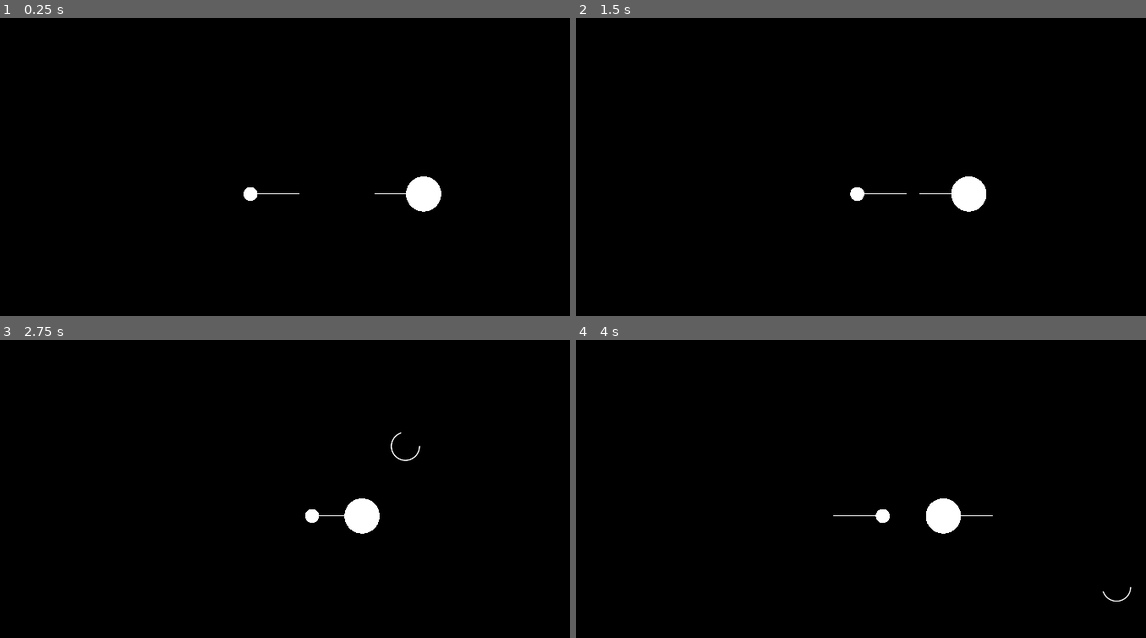
Above: before the commit, frames 1-4 (two rows, left to right).
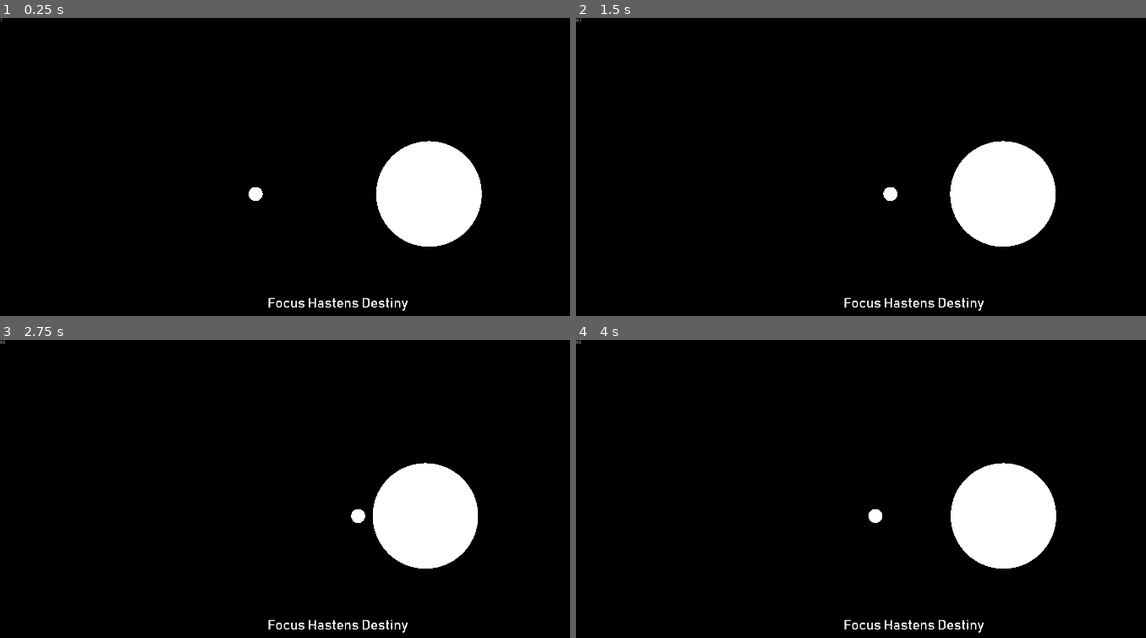
Above: after the commit, the same moments.

Repository: Dark-Gran/Spirit-Circles
Game: Godot game, scene res://src/Main.tscn
The game is run twice, just before and just after one commit, with the same random seed, the same clock (stepped at 60 frames per second) and the same inputs.
Inputs (mouse positions are in pixels of both pictures, inside the frame that each line leads up to):
- Up to frame 1 (0.25 s): no input
- Up to frame 2 (1.5 s): move the mouse to (1060, 187) at 0.52 s; hold Right (ui_right) 0.53-1.28 s; hold Space (ui_select) 0.53-1.28 s; move the mouse to (781, 226) at 1.27 s; hold Left (ui_left) from 1.28 s (still down); tap Space (ui_select) at 1.35 s
- Up to frame 3 (2.75 s): tap Space (ui_select) at 1.52, 1.82 s; move the mouse to (404, 447) at 2.02 s; release Left (ui_left) at 2.03 s; hold Right (ui_right) from 2.03 s (still down); hold Space (ui_select) from 2.03 s (still down)
- Up to frame 4 (4 s): move the mouse to (878, 605) at 2.77 s; release Space (ui_select) at 2.78 s; tap Space (ui_select) at 2.85, 3.02, 3.32 s; move the mouse to (1117, 587) at 3.52 s; release Right (ui_right) at 3.53 s; hold Left (ui_left) from 3.53 s (still down); hold Space (ui_select) from 3.53 s (still down)

The runs differ from the first frame. In frame 1, 5.0% of the frame differs, in the area x 0-85%, y 0-99%; in frame 2, 5.1%; in frame 3, 6.0%, in the area x 0-84%, y 0-99%; in frame 4, 6.0%.

Commit message:
circle color-type update

Diff:
--- a/project.godot
+++ b/project.godot
@@ -9,6 +9,11 @@
 config_version=4
 
 _global_script_classes=[ {
+"base": "Area2D",
+"class": "Circle",
+"language": "GDScript",
+"path": "res://src/world/Circle.gd"
+}, {
 "base": "",
 "class": "GitAPI",
 "language": "NativeScript",
@@ -20,6 +25,7 @@
 "path": "res://src/world/levels/Level.gd"
 } ]
 _global_script_class_icons={
+"Circle": "",
 "GitAPI": "",
 "Level": ""
 }
--- a/src/Main.tscn
+++ b/src/Main.tscn
@@ -1,9 +1,6 @@
-[gd_scene load_steps=3 format=2]
+[gd_scene load_steps=2 format=2]
 
 [ext_resource path="res://src/Main.gd" type="Script" id=1]
-[ext_resource path="res://src/DebugGUI.tscn" type="PackedScene" id=4]
 
 [node name="Main" type="Node"]
 script = ExtResource( 1 )
-
-[node name="DebugGUI" parent="." instance=ExtResource( 4 )]
--- a/src/world/Circle.gd
+++ b/src/world/Circle.gd
@@ -1,9 +1,22 @@
 extends Area2D
+class_name Circle
 
+enum ColorType {WHITE, GREEN}
+var ct_dict = {
+	ColorType.WHITE: {
+		"color": Color.white,
+		"speed": 1,
+		"lowest_power": 2
+	}
+}
+export (ColorType) var color_type = ColorType.WHITE
 export (int) var angle = 0
 export (float) var size = 1
 
-var speed = 70
+var color_info
+var min_size = 0.1 # "Technical" limit
+
+var speed = 0
 var velocity = Vector2(0, 0)
 var velocity_direction = Vector2(0, 0)
 var radius = size*Main.SIZE_TO_SCALE
@@ -18,44 +31,52 @@
 var ray_point_b # not present or End
 const RAY_TRESH = 0.01
 
+var world # World -> Level -> Circles -> Circle
+
+var merging_away = false
+
 func _ready():
 	ray_point_a = position
 	ray_point_b = null
 	collision_layer = 1
 	collision_mask = 1
-	refresh_size()
-	refresh_velocity()
-	refresh_raycasts()
+	world = get_parent().get_parent().get_parent()
+	color_info = ct_dict.get(color_type)
+	if size < color_info.get("lowest_power"):
+		size = color_info.get("lowest_power")
+	$MeshInstance2D.modulate = color_info.get("color")
+	refresh()
 
 func _physics_process(delta):
 	# Move
 	position += velocity*delta
 	# RayCast
-	var cast = velocity*Main.PREDICTION_DISTANCE
-	$RayCastA.cast_to = cast
-	$RayCastB.cast_to = cast
-	$RayCastC.cast_to = cast
-	$RayCastA.force_raycast_update()
-	$RayCastB.force_raycast_update()
-	$RayCastC.force_raycast_update()
-	if $RayCastA.is_colliding() || $RayCastB.is_colliding() || $RayCastC.is_colliding():
-		var collider
-		if $RayCastC.get_collider():
-			collider = $RayCastC.get_collider()
-		elif $RayCastB.get_collider():
-			collider = $RayCastB.get_collider()
+	if world.get_rays_enabled():
+		var cast = velocity*Main.PREDICTION_DISTANCE
+		$RayCastA.cast_to = cast
+		$RayCastB.cast_to = cast
+		$RayCastC.cast_to = cast
+		$RayCastA.force_raycast_update()
+		$RayCastB.force_raycast_update()
+		$RayCastC.force_raycast_update()
+		if $RayCastA.is_colliding() || $RayCastB.is_colliding() || $RayCastC.is_colliding():
+			var collider
+			if $RayCastC.get_collider():
+				collider = $RayCastC.get_collider()
+			elif $RayCastB.get_collider():
+				collider = $RayCastB.get_collider()
+			else:
+				collider = $RayCastA.get_collider()
+			var r = (size*Main.SIZE_TO_SCALE + Main.PC_RADIUS - RAY_TRESH)
+			var sic = Geometry.segment_intersects_circle(to_local(position), cast, to_local(collider.position), r)
+			ray_point_a = to_global(cast*sic)
+			var remaining_cast = to_global(cast)-ray_point_a
+			var collision_normal = (ray_point_a - collider.position).normalized()
+			var bounced = remaining_cast.bounce(collision_normal)
+			ray_point_b = ray_point_a+bounced
 		else:
-			collider = $RayCastA.get_collider()
-		var r = (size*Main.SIZE_TO_SCALE + Main.PC_RADIUS - RAY_TRESH)
-		var sic = Geometry.segment_intersects_circle(to_local(position), cast, to_local(collider.position), r)
-		ray_point_a = to_global(cast*sic)
-		var remaining_cast = to_global(cast)-ray_point_a
-		var collision_normal = (ray_point_a - collider.position).normalized()
-		var bounced = remaining_cast.bounce(collision_normal)
-		ray_point_b = ray_point_a+bounced
-	else:
-		ray_point_a = to_global(cast)
-		ray_point_b = null
+			ray_point_a = to_global(cast)
+			ray_point_b = null
 
 func _on_Circle_area_entered(area): # Collided
 	var collision_normal = (position-area.position).normalized()
@@ -64,21 +85,41 @@
 		angle = rad2deg(velocity.angle())
 		refresh_velocity()
 
+func refresh():
+	if size < min_size:
+		size = min_size
+	refresh_size()
+	refresh_velocity()
+	refresh_raycasts()
+
 func refresh_size():
 	$MeshInstance2D.scale = Vector2(size, size)
 	$CollisionShape2D.scale = Vector2(size, size)
 	radius = size * Main.SIZE_TO_SCALE
 
 func refresh_raycasts():
-	var d = velocity_direction * radius
-	var ray = Vector2(d.y, -d.x)
-	$RayCastA.position = -ray
-	$RayCastB.position = ray
+	if world.get_rays_enabled():
+		$RayCastA.enabled = true
+		$RayCastB.enabled = true
+		$RayCastC.enabled = true
+		var d = velocity_direction * radius
+		var ray = Vector2(d.y, -d.x)
+		$RayCastA.position = -ray
+		$RayCastB.position = ray
+	else:
+		$RayCastA.enabled = false
+		$RayCastB.enabled = false
+		$RayCastC.enabled = false
 
 func refresh_velocity():
+	speed = (world.get("world_speed") * color_info.get("speed")) / pow(float(size+1)/2, 2)
 	velocity = Vector2(speed*cos(deg2rad(angle)), speed*sin(deg2rad(angle)))
 	velocity_direction = velocity.normalized()
 	refresh_raycasts()
+
+func set_size(new_size):
+	size = new_size
+	refresh()
 
 func check_edge_portal():
 	if position.x < left_portal || position.x > right_portal || position.y < top_portal || position.y > bot_portal:
--- a/src/world/World.gd
+++ b/src/world/World.gd
@@ -1,4 +1,7 @@
 extends Node2D
+
+var world_speed = 300
+var grow_speed_adjust = 0.02 # see get_grow_speed()
 
 const SCREEN_CHECK = 50
 var screen_checker = SCREEN_CHECK
@@ -9,7 +12,7 @@
 var pc_accumulator = 0
 var pc_linger = false # disables pc_accumulator right after despawn
 
-var level_id
+var level_id # World -> Level -> Circles -> Circle
 var hideLevelName = false
 var won = false
 
@@ -50,7 +53,7 @@
 	var Level = load(path).instance()
 	if Level != null:
 		add_child(Level)
-		#reset_LevelName()
+		reset_LevelName()
 		won = false
 
 func unload_level():
@@ -60,10 +63,20 @@
 	if get_node_or_null("Level") != null:
 		$Level.queue_free()
 		remove_child($Level)
-	#$GUI/LevelName.hide()
-	#$GUI/LevelName/Timer.stop()
+	$GUI/LevelName.hide()
+	$GUI/LevelName/Timer.stop()
 	hideLevelName = false
 	#enable_continue(false)
+
+func reset_LevelName():
+	if get_node_or_null("Level") != null:
+		$GUI/LevelName.text = $Level.level_name
+	$GUI/LevelName.modulate.a = 1
+	$GUI/LevelName.show()
+	$GUI/LevelName/Timer.start()
+
+func _on_LevelNameTimer_timeout():
+	hideLevelName = true
 
 # World Steps
 
@@ -90,14 +103,32 @@
 		elif InputMap.event_is_action(event, "ui_reload"):
 			reload_level()
 		elif InputMap.event_is_action(event, "ui_fps"):
-			#$GUI/FPS.visible = !$GUI/FPS.visible
+			$DebugGUI/FPS.visible = !$DebugGUI/FPS.visible
 			pass
 
+func _process(delta):
+	# LevelName
+	if hideLevelName:
+		$GUI/LevelName.modulate.a -= 0.5 * delta
+		if $GUI/LevelName.modulate.a <= 0:
+			$GUI/LevelName.hide()
+			hideLevelName = false
+
 func _physics_process(delta):
 	if get_node_or_null("Level") != null:
-		# Player Circle
-		if Input.is_action_pressed("ui_select") && !has_node("PlayerCircle") && !pc_linger:
-			pc_accumulator += delta
+		if !won && Input.is_action_pressed("ui_select"):
+			# Focus Power
+			var hit
+			if $Level.FocusPower_enabled && pc_accumulator == 0:
+				var mouse = get_viewport().get_mouse_position()
+				for c in $Level/Circles.get_children():
+					if !c.merging_away && Geometry.is_point_in_circle(mouse, c.position, c.radius):
+						hit = c
+						focus_power(c, delta)
+						break
+			# Player Circle
+			if $Level.PlayerCircle_enabled && hit == null && !has_node("PlayerCircle") && !pc_linger:
+				pc_accumulator += delta
 		# Screen Edge
 		screen_checker += 1
 		if screen_checker >= SCREEN_CHECK:
@@ -106,16 +137,31 @@
 			screen_checker = 0
 		update()
 
+func victory_check():
+	if get_node_or_null("Level") != null:
+		var w = 0
+		var g = 0
+		for c in $Level/Circles.get_children():
+			match c.color_type:
+				Circle.ColorType.WHITE:
+					w += 1
+				Circle.ColorType.GREEN:
+					g += 1
+		if w <= 1 && g <= 1:
+			return true
+	return false
+
 func _draw():
-	# PlayerCircle
-	if pc_accumulator > 0:
-		var angle = deg2rad(360*(pc_accumulator / PC_WAIT))
-		var color = Color.white
-		#if !could_manifest_at(get_viewport().get_mouse_position(), pc_size):
-		#	color = Color.red
-		draw_arc(get_viewport().get_mouse_position(), Main.PC_RADIUS, 0, angle, 40, color, 2, true)
-	# Rays
-	if get_node_or_null("Level") != null:
+	# Player Circle
+	if get_rays_enabled():
+		# "Partial Circle"
+		if pc_accumulator > 0:
+			var angle = deg2rad(360*(pc_accumulator / PC_WAIT))
+			var color = Color.white
+			#if !could_manifest_at(get_viewport().get_mouse_position(), pc_size):
+			#	color = Color.red
+			draw_arc(get_viewport().get_mouse_position(), Main.PC_RADIUS, 0, angle, 40, color, 2, true)
+		# Rays
 		for c in $Level/Circles.get_children():
 			draw_line(c.position, c.ray_point_a, Color.white, 2, false)
 			if c.ray_point_b != null:
@@ -125,11 +171,44 @@
 
 # Player Circle
 
+func get_rays_enabled():
+	if get_node_or_null("Level") != null:
+		return $Level.PlayerCircle_enabled
+	else:
+		return false
+
 func spawn_pc(pos):
-	PlayerCircle = PC.instance()
-	PlayerCircle.position = pos
-	add_child(PlayerCircle)
+	if get_node_or_null("Level") != null && $Level.PlayerCircle_enabled:
+		PlayerCircle = PC.instance()
+		PlayerCircle.position = pos
+		add_child(PlayerCircle)
 
 func release_pc():
 	if get_node_or_null("PlayerCircle") != null:
 		PlayerCircle.queue_free()
+
+# Resizing Circles ("Focus Power")
+
+func focus_power(circle, delta):
+	if get_node_or_null("Level") != null:
+		var valid = Array()
+		var color_type = circle.color_type
+		for c in $Level/Circles.get_children():
+			if c != circle  && c.color_type == color_type && !c.merging_away:
+				valid.append(c)
+		if valid.size() > 0:
+			var min_size = circle.color_info.get("lowest_power")
+			var max_grow = get_grow_speed()*delta
+			var spare_fade = max_grow
+			var fade = max_grow / ($Level/Circles.get_child_count()-1)
+			for c in valid:
+				if c.size-fade > min_size:
+					spare_fade -= fade
+					c.set_size(c.size-fade)
+				else:
+					spare_fade -= c.size-min_size
+					c.set_size(min_size)
+			circle.set_size(circle.size+max_grow-spare_fade)
+
+func get_grow_speed():
+	return world_speed*grow_speed_adjust
--- a/src/world/World.tscn
+++ b/src/world/World.tscn
@@ -1,6 +1,39 @@
-[gd_scene load_steps=2 format=2]
+[gd_scene load_steps=5 format=2]
 
 [ext_resource path="res://src/world/World.gd" type="Script" id=1]
+[ext_resource path="res://src/DebugGUI.tscn" type="PackedScene" id=2]
+[ext_resource path="res://assets/BAHNSCHRIFT.TTF" type="DynamicFontData" id=3]
+
+[sub_resource type="DynamicFont" id=1]
+size = 40
+font_data = ExtResource( 3 )
 
 [node name="World" type="Node2D"]
 script = ExtResource( 1 )
+
+[node name="DebugGUI" parent="." instance=ExtResource( 2 )]
+
+[node name="GUI" type="Control" parent="."]
+margin_right = 40.0
+margin_bottom = 40.0
+__meta__ = {
+"_edit_use_anchors_": false
+}
+
+[node name="LevelName" type="Label" parent="GUI"]
+margin_top = 791.0
+margin_right = 1920.0
+margin_bottom = 867.0
+custom_fonts/font = SubResource( 1 )
+text = "..."
+align = 1
+__meta__ = {
+"_edit_use_anchors_": false
+}
+
+[node name="Timer" type="Timer" parent="GUI/LevelName"]
+wait_time = 4.0
+one_shot = true
+autostart = true
+
+[connection signal="timeout" from="GUI/LevelName/Timer" to="." method="_on_LevelNameTimer_timeout"]
--- a/src/world/levels/Level_001.tscn
+++ b/src/world/levels/Level_001.tscn
@@ -5,6 +5,8 @@
 
 [node name="Level" type="Node2D"]
 script = ExtResource( 2 )
+level_name = "Focus Hastens Destiny"
+PlayerCircle_enabled = false
 
 [node name="Circles" type="Node2D" parent="."]
 
@@ -15,4 +17,4 @@
 [node name="Circle2" parent="Circles" instance=ExtResource( 1 )]
 position = Vector2( 1220.03, 500 )
 angle = 180
-size = 5.0
+size = 15.0
